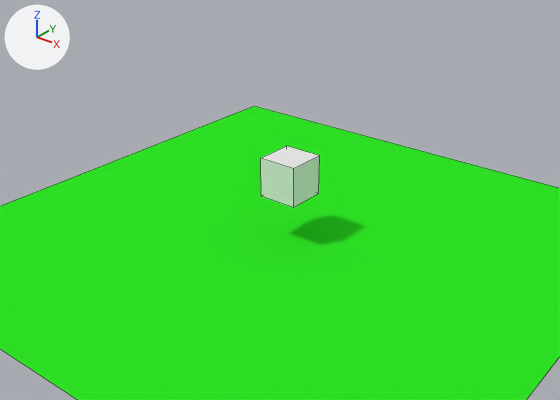
Before and after pictures for a commit that changed the Blender file untitled.blend.
Both versions are drawn from a 50 mm lens placed at (21.0, -27.0, 18.3), pointed at (0.4, -1.3, 2.4). Lighting does not change. The marker at upper left points along +X, +Y and +Z. Mesh edges are drawn as thin lines.

The scene before the commit, as lines of its bpy script (objects in view):
```python
me_cube = bpy.data.meshes.new('Cube')
me_cube.from_pydata(...)  # a box spanning x -1.0..1.0, y -1.0..1.0, z -1.0..1.0
me_cube.materials.append(mat_material)  # white #e7e7e7
# before: 0 (1.0, 1.0, -1.0) at pixel (318, 193), 1 (1.0, -1.0, -1.0) at pixel (293, 207), 2 (-1.0, -1.0, -1.0) at pixel (261, 196), 3 (-1.0, 1.0, -1.0), 4 (1.0, 1.0, 1.0) at pixel (319, 155)
# before: 5 (1.0, -1.0, 1.0) at pixel (293, 168), 6 (-1.0, -1.0, 1.0) at pixel (260, 158), 7 (-1.0, 1.0, 1.0) at pixel (286, 145)
me_plane = bpy.data.meshes.new('Plane')
me_plane.from_pydata([(-1.0, -1.0, 0.0), (1.0, -1.0, 0.0), (-1.0, 1.0, 0.0), (1.0, 1.0, 0.0)], [], [(0, 1, 3, 2)])
me_plane.materials.append(mat_material_001)  # green #2fe725
ob_cube = bpy.data.objects.new('Cube', me_cube)
ob_cube.location = (0.0, 0.0, 3.0)
ob_plane = bpy.data.objects.new('Plane', me_plane)
ob_plane.location = (-0.09, -0.14, -0.31)
ob_plane.scale = (14.3, 14.3, 14.3)
```
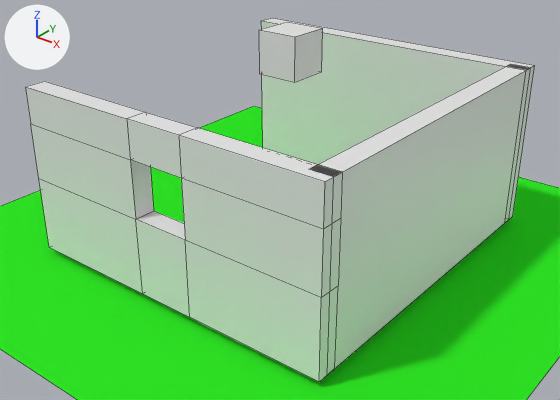
Boxes [x1, y1, x2, y2] around the edits, measured in the pictures (560 x 400 px; the box of a moved part takes in the faces that stretch with it):
'Cube.002', added
    after: [25, 81, 341, 382]
'Cube.003', added
    after: [310, 66, 529, 375]
'Cube.001', added
    after: [261, 18, 535, 222]
'Cube', reshaped, moved, rescaled (8% wider)
    before: [261, 146, 320, 208]
    after: [259, 22, 323, 82]
part 1 of me_cube, moved or reshaped
    before: [261, 156, 320, 208]
    after: [259, 28, 323, 82]

The change in detail:
me_cube has 8 vertices, 6 faces and spans x -1.0..1.0, y -1.0..1.0, z -1.0..1.0.
me_cube is used by ob_cube; location (0.0, 0.0, 3.0).
Verts and faces of me_cube; kept vertices keep their numbers, new ones are numbered from 8.
me_cube no longer uses material mat_material (white #e7e7e7).
Part 1, on me_cube:
Vertices deleted: 0 to 3 (with the faces that use them).
New vertices 8 to 11 stand at vertices 4 to 7, in that order, plus (0.0, 0.0, -8.0).
New faces: (6, 7, 11, 10), (4, 8, 11, 7), (4, 5, 9, 8), (5, 6, 10, 9), (8, 9, 10, 11).
Mesh me_cube_004 is new.
It is a box spanning x -1.0..1.0, y -1.0..1.0, z -1.0..1.0.
Mesh me_cube_003 is new.
It has 32 vertices, 32 faces and spans x -1.0..1.0, y -1.0..1.0, z -1.0..1.0.
Object 'Cube' (ob_cube) moves from (0.0, 0.0, 3.0) to (0.0, 0.0, 9.87).
Object 'Cube' (ob_cube) is rescaled from (1.0, 1.0, 1.0) to (1.0, 1.0, 0.25).
Object 'Cube.003' (ob_cube_003) is new; it shows me_cube_004.
Its location is (7.5, 0.0, 4.0).
Its rotation in degrees is (0, 0, 90).
Its scale is (8.0, 0.5, 4.0).
Object 'Cube.002' (ob_cube_002) is new; it shows me_cube_003.
Its location is (0.0, -8.0, 4.0).
Its scale is (8.0, 0.5, 4.0).
Object 'Cube.001' (ob_cube_001) is new; it shows a copy of me_cube_004.
Its location is (0.0, 8.0, 4.0).
Its scale is (8.0, 0.5, 4.0).
